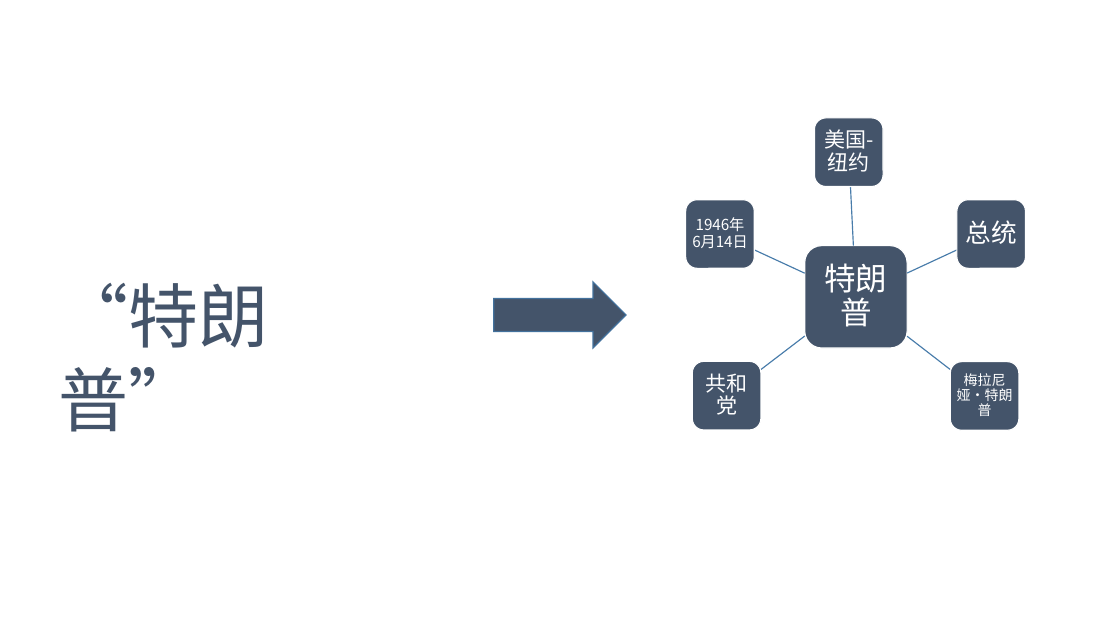
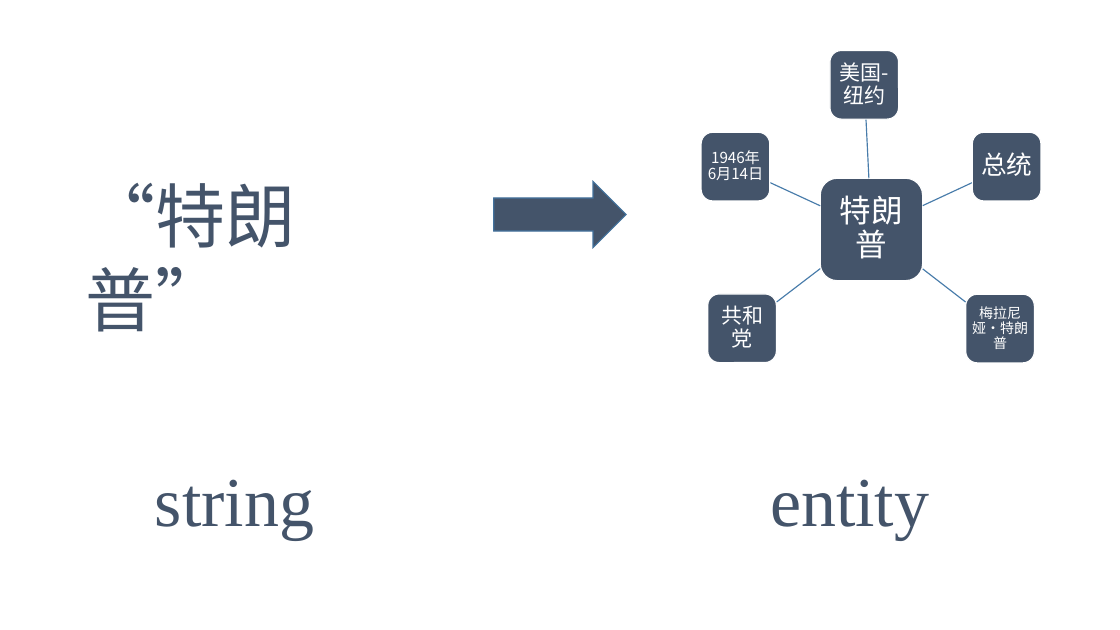
Before and after one commit to DoubleMagicXu/KG, a slide deck: slide 4 of 基于用户投诉文本的知识图谱构建.pptx. Drawn at 1120x630 pixels with LibreOffice and Linux fonts; fonts in the diff are those of the drawing. Boxes give left, top, right and bottom in pixels: in the first picture for what was removed or moved away, otherwise in the second. Text is boxed around its words. In the diff, an @@ line names an element or a change of style, - is before the commit and + after.

```diff
--- a/基于用户投诉文本的知识图谱构建.pptx
+++ b/基于用户投诉文本的知识图谱构建.pptx
@@ 4 texts, 4 rounded rectangles: place and size @@
-4 texts, 4 rounded rectangles at (686, 129, 1026, 430)
+4 texts, 4 rounded rectangles at (702, 62, 1042, 363)
@@ text "“特朗普”": place and size @@
-text "“特朗普”" at (59, 283, 269, 432)
+text "“特朗普”" at (85, 183, 295, 332)
@@ right arrow: place and size @@
-right arrow at (494, 282, 626, 349)
+right arrow at (494, 181, 626, 248)
@@ freeform shape added at (770, 182, 820, 206), outline #497CAB 1 pt @@
@@ freeform shape added at (923, 183, 972, 206), outline #497CAB 1 pt @@
@@ freeform shape at (777, 269, 821, 303): rotation 204 to 142 degrees; outline redrawn @@
@@ freeform shape at (923, 269, 966, 302): rotation 335 to 37 degrees; outline redrawn @@
@@ 2 texts, 2 rounded rectangles, 1 freeform shape: place and size @@
-2 texts, 2 rounded rectangles, 1 freeform shape at (706, 118, 1019, 431)
+2 texts, 2 rounded rectangles, 1 freeform shape at (721, 50, 1035, 363)
@@ freeform shape removed at (761, 336, 805, 370) @@
@@ freeform shape removed at (907, 336, 950, 370) @@
@@ text added at (155, 479, 314, 540), 60 pt, text #44546A @@
+string
@@ text added at (770, 479, 929, 540), 60 pt, text #44546A @@
+entity
```
Also in this commit, not shown: 2 other slides changed, 11 slides added, 2 slides removed, 3 other files.
